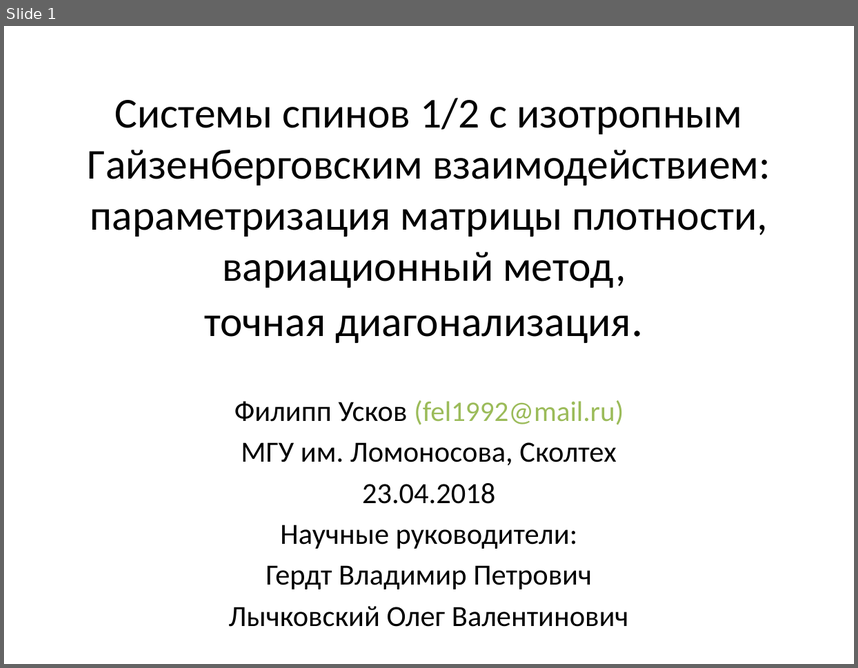
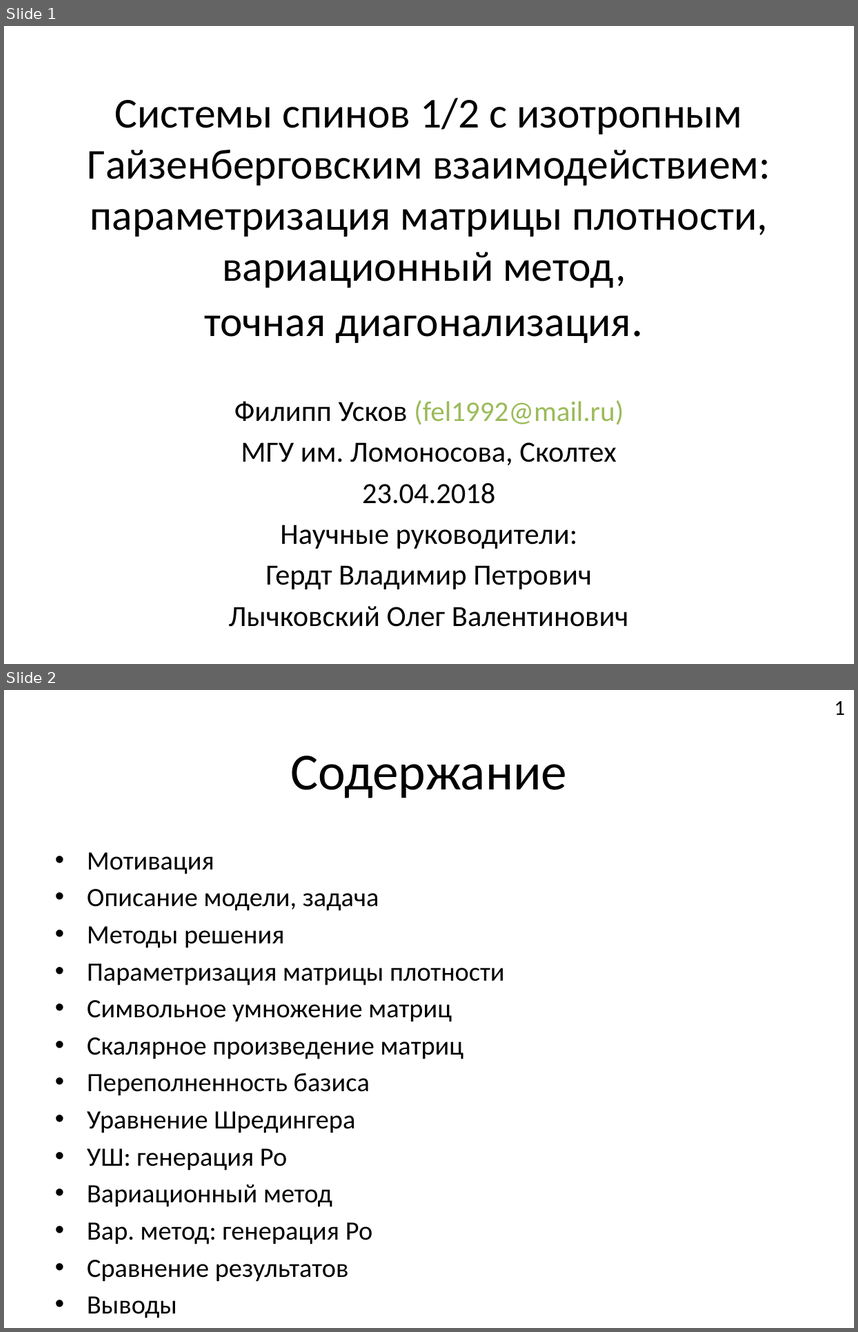
Before and after one commit to FeelUsM/zadrotstvo1, a slide deck: LaTeX-поделки/Системы спинов 1.pptx. Shown one above the other, each under a label of ours: slide 1 before the commit, slides 1 and 2 after it. The pictures are 858x668 and 858x1332 pixels, drawn with LibreOffice and Linux fonts; fonts in the diff are those of the drawing. Boxes give left, top, right and bottom in pixels: in the first picture for what was removed or moved away, otherwise in the second. Text is boxed around its words. In the diff, an @@ line names an element or a change of style, - is before the commit and + after.

```diff
--- a/LaTeX-поделки/Системы спинов 1.pptx
+++ b/LaTeX-поделки/Системы спинов 1.pptx
@@ slide 2 added at box(4, 690, 854, 1328), background #FFFFFF @@
@@ text added at box(834, 701, 845, 715), 18 pt, text #000000 @@
+1
@@ title added at box(290, 756, 567, 798), 44 pt, text #000000 @@
+Содержание
@@ text added at box(87, 852, 505, 1244), 22.4 pt, text #000000 @@
+• Мотивация
+• Описание модели, задача
+• Методы решения
+• Параметризация матрицы плотности
+• Символьное умножение матриц
+• Скалярное произведение матриц
+• Переполненность базиса
+• Уравнение Шредингера
+• УШ: генерация Ро
+• Вариационный метод
+• Вар. метод: генерация Ро
+• Сравнение результатов
+• Выводы
```
Also in this commit, not shown: 13 slides changed, 1 other slide added, 2 slides removed, 8 other files.
